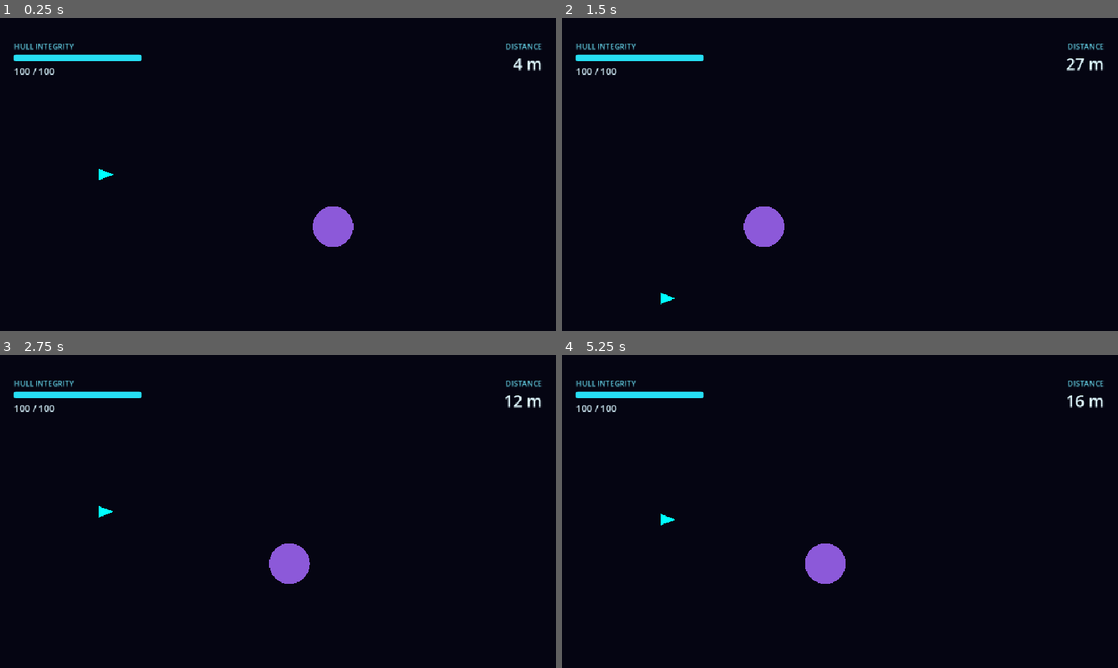
Above: before the commit, frames 1-4 (two rows, left to right).
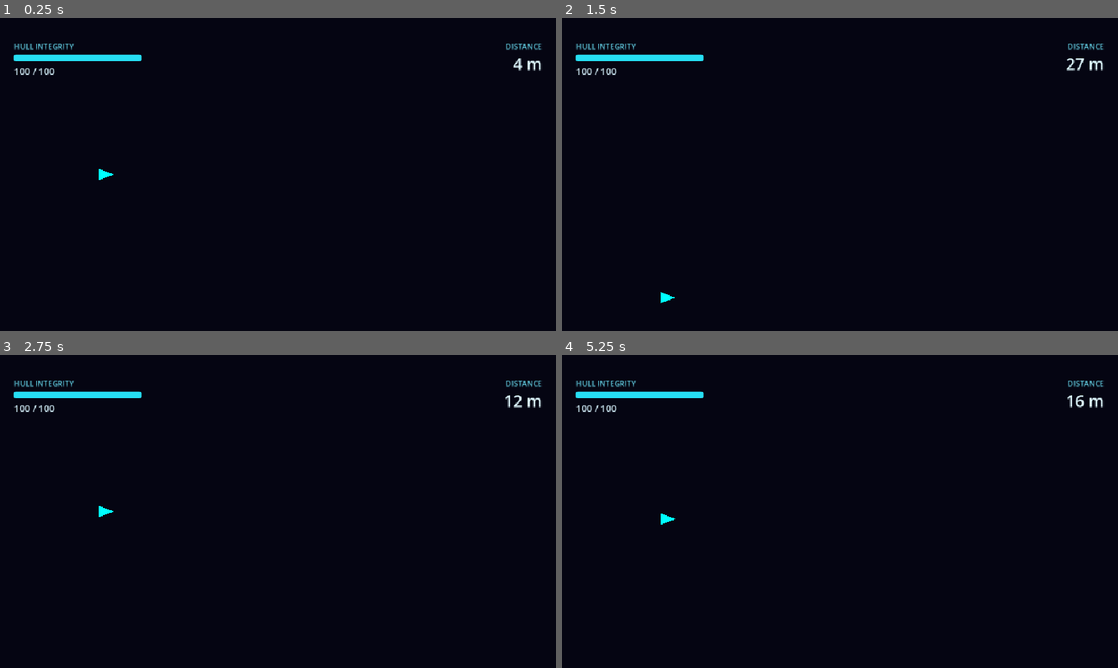
Above: after the commit, the same moments.

Repository: EzaanSaeed/OrbitBreaker
Game: Godot game, scene res://scenes/main.tscn
Same seed, same stepped clock (60 frames per second), same inputs: the game is played once before the commit and once after it.
Inputs (mouse positions are in pixels of both pictures, inside the frame that each line leads up to):
- Up to frame 1 (0.25 s): no input
- Up to frame 2 (1.5 s): move the mouse to (962, 158) at 0.52 s; hold S (thrust_down) from 0.53 s (still down); tap I at 0.6, 1.35 s; click (962, 158) at 0.67 s; move the mouse to (728, 190) at 1.27 s
- Up to frame 3 (2.75 s): release S (thrust_down) at 2 s; click "RESTART" at 2 s
- Up to frame 4 (5.25 s): move the mouse to (895, 442) at 2.77 s; hold S (thrust_down) 2.78-4.25 s; tap I at 2.85, 3.6, 5.1 s; move the mouse to (812, 574) at 3.52 s; click (812, 574) at 3.67 s; click "RESTART" at 4.25 s; move the mouse to (1006, 558) at 5.02 s; hold S (thrust_down) from 5.03 s (still down)

The runs differ from the first frame. In frame 1, 0.7% of the frame differs, in the area x 18-64%, y 48-74%; in frame 2, 0.8%, in the area x 17-40%, y 60-92%; in frame 3, 0.7%; in frame 4, 0.8%.

Commit message:
fix: remove the debug TestPlanet from Main
Found while testing the web build: with the stronger gravity, the
hand-placed test planet 90 px below the start line pulled an idle
player in after ~4 s. Spawning provides planets now. Idle survival is
7.5-10 s, giving new players time to find the controls.

Co-Authored-By: Claude Opus 5.5 <noreply@anthropic.com>

Diff:
--- a/scenes/main.tscn
+++ b/scenes/main.tscn
@@ -20,9 +20,6 @@
 health_booster_scene = ExtResource("7_hboost")
 thruster_booster_scene = ExtResource("8_tboost")
 
-[node name="TestPlanet" parent="World" unique_id=759353032 instance=ExtResource("3_o6xl0")]
-position = Vector2(620, 360)
-
 [node name="Player" parent="." unique_id=488482243 instance=ExtResource("5_85g3d")]
 position = Vector2(180, 270)
 
